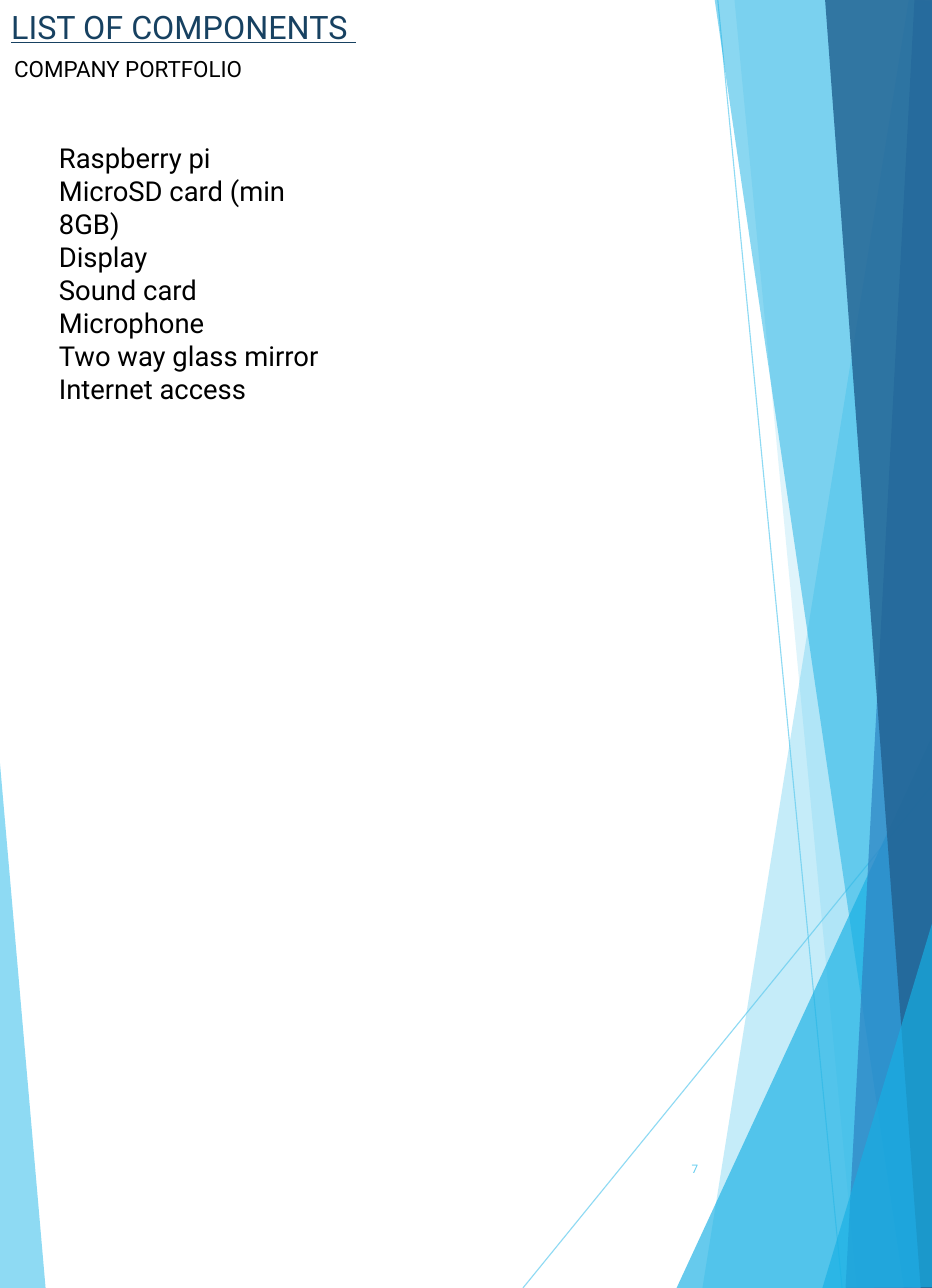
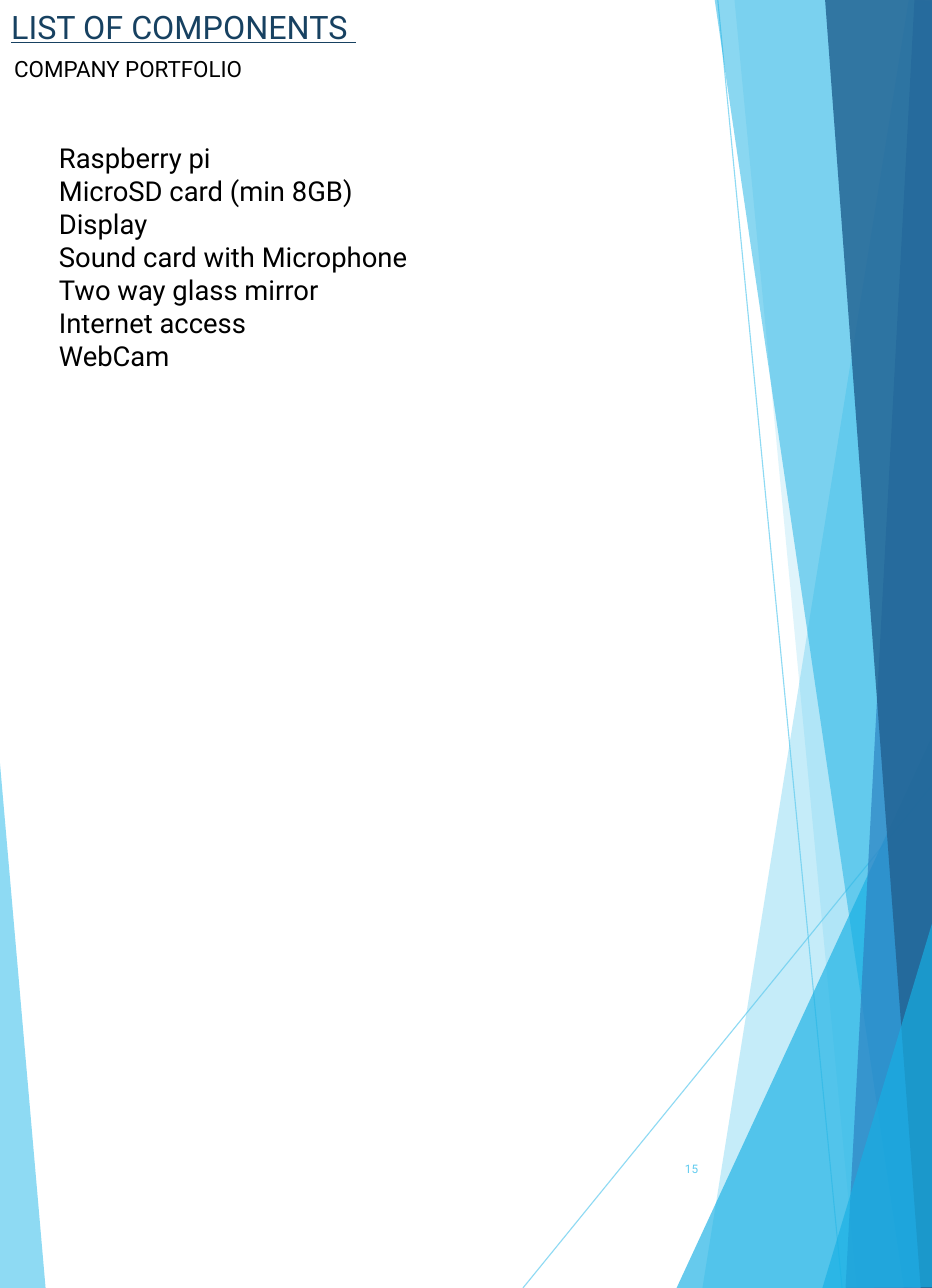
Before and after one commit to itsharsh/SmartMirror-RaspberryPi, a slide deck: slide 15 of Smart Mirror Manual.pptx (slide 7 before the commit). Drawn at 932x1288 pixels with LibreOffice and Linux fonts; fonts in the diff are those of the drawing. Boxes give left, top, right and bottom in pixels: in the first picture for what was removed or moved away, otherwise in the second. Text is boxed around its words. In the diff, an @@ line names an element or a change of style, - is before the commit and + after.

```diff
--- a/Smart Mirror Manual.pptx
+++ b/Smart Mirror Manual.pptx
@@ text at (59,246,407,273): text changed @@
-Sound card
-Microphone
+Sound card with Microphone
@@ text at (59,345,169,367): paragraph added @@
+WebCam
@@ page number at (685,1164,698,1173): text changed @@
-7
+15
```
Also in this commit, not shown: 7 other slides changed, 8 slides added, 2 slides removed.
